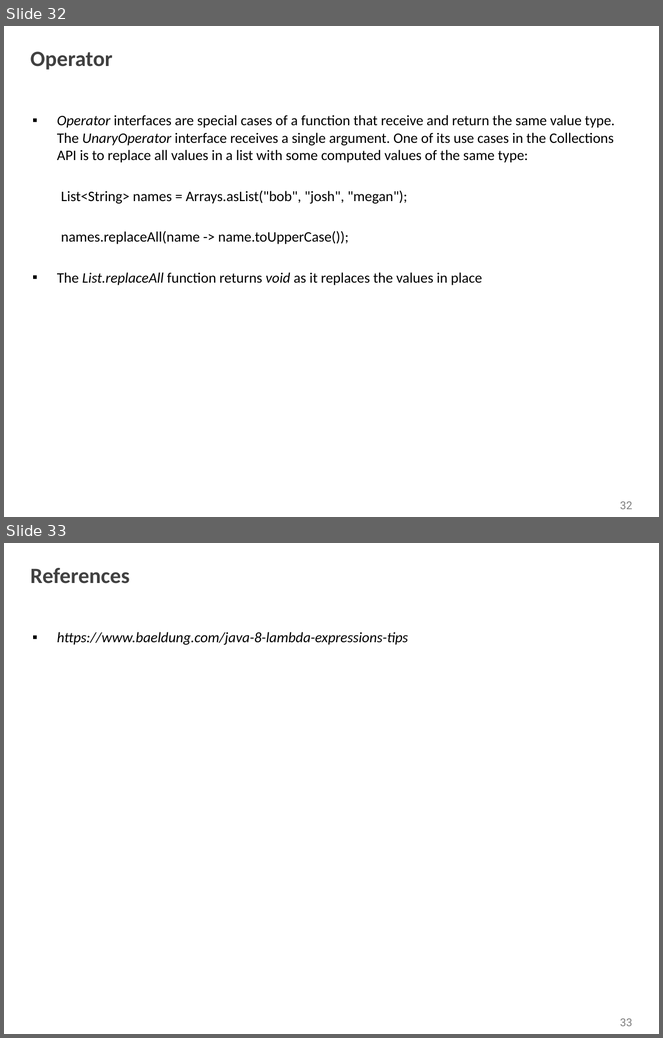
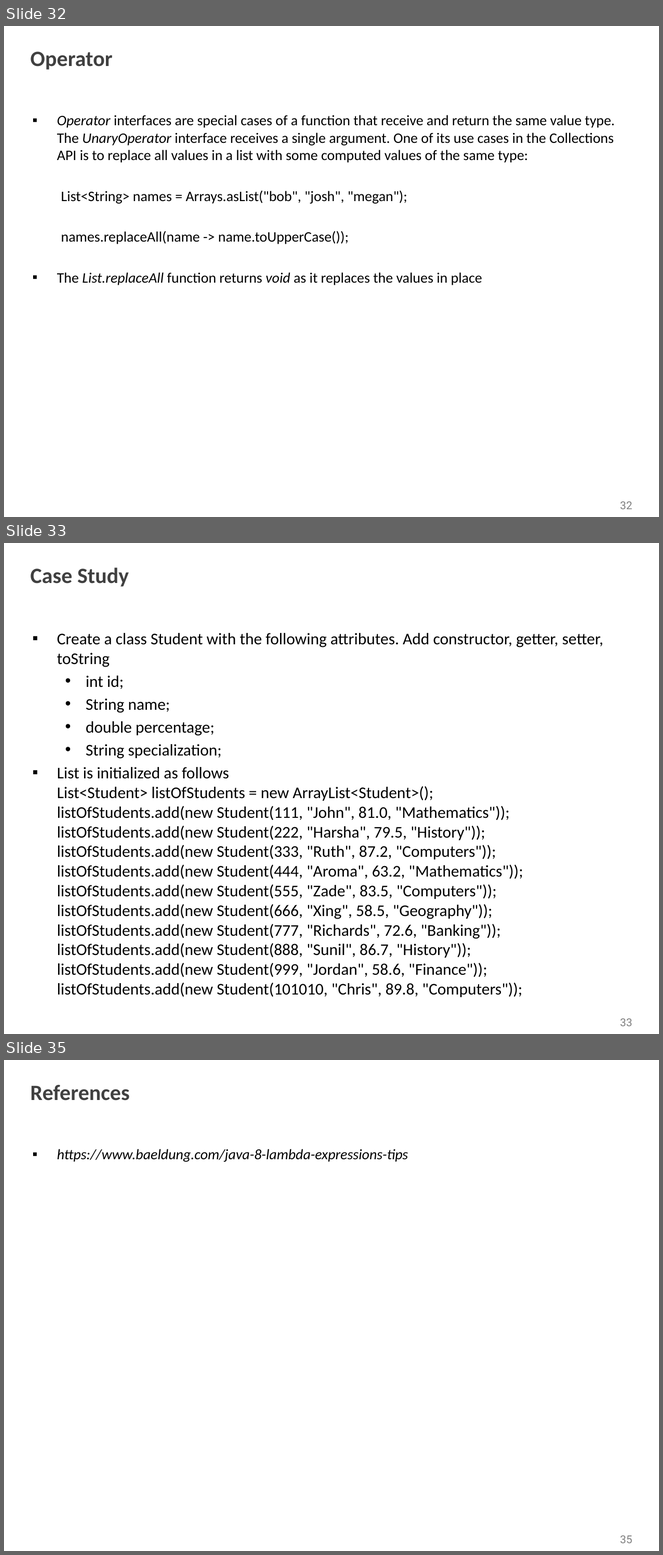
Before and after one commit to shalini06mittal/NCPIWS, a slide deck: ppt/Interfaces.pptx. Shown one above the other, each under a label of ours: slides 32 and 33 before the commit, slides 32, 33 and 35 after it; the slides between them are not shown. The pictures are 663x1038 and 663x1555 pixels, drawn with LibreOffice and Linux fonts; fonts in the diff are those of the drawing; background and template pictures are left out. Boxes give left, top, right and bottom in pixels: in the first picture for what was removed or moved away, otherwise in the second. Text is boxed around its words. In the diff, an @@ line names an element or a change of style, - is before the commit and + after.

```diff
--- a/ppt/Interfaces.pptx
+++ b/ppt/Interfaces.pptx
@@ slide 33 added at (x1=4, y1=543, x2=659, y2=1034), background picture (left out); not listed: 1 template element that a slide beside it also shows @@
@@ title added at (x1=31, y1=567, x2=129, y2=587), 24 pt, text #404040, bold @@
+Case Study
@@ text added at (x1=57, y1=633, x2=604, y2=997), 18 pt, text #000000 @@
+▪ Create a class Student with the following attributes. Add constructor, getter, setter, toString
+  • int id;
+  • String name;
+  • double percentage;
+  • String specialization;
+▪ List is initialized as follows
+  List<Student> listOfStudents = new ArrayList<Student>();
+  listOfStudents.add(new Student(111, "John", 81.0, "Mathematics"));
+  listOfStudents.add(new Student(222, "Harsha", 79.5, "History"));
+  listOfStudents.add(new Student(333, "Ruth", 87.2, "Computers"));
+  listOfStudents.add(new Student(444, "Aroma", 63.2, "Mathematics"));
+  listOfStudents.add(new Student(555, "Zade", 83.5, "Computers"));
+  listOfStudents.add(new Student(666, "Xing", 58.5, "Geography"));
+  listOfStudents.add(new Student(777, "Richards", 72.6, "Banking"));
+  listOfStudents.add(new Student(888, "Sunil", 86.7, "History"));
+  listOfStudents.add(new Student(999, "Jordan", 58.6, "Finance"));
+  listOfStudents.add(new Student(101010, "Chris", 89.8, "Computers"));
@@ what was slide 33 is now slide 35 @@
@@ page number at (x1=620, y1=1536, x2=633, y2=1544): text changed @@
-33
+35
```
Also in this commit, not shown: 1 slide changed, 1 other slide added, 10 other files.
